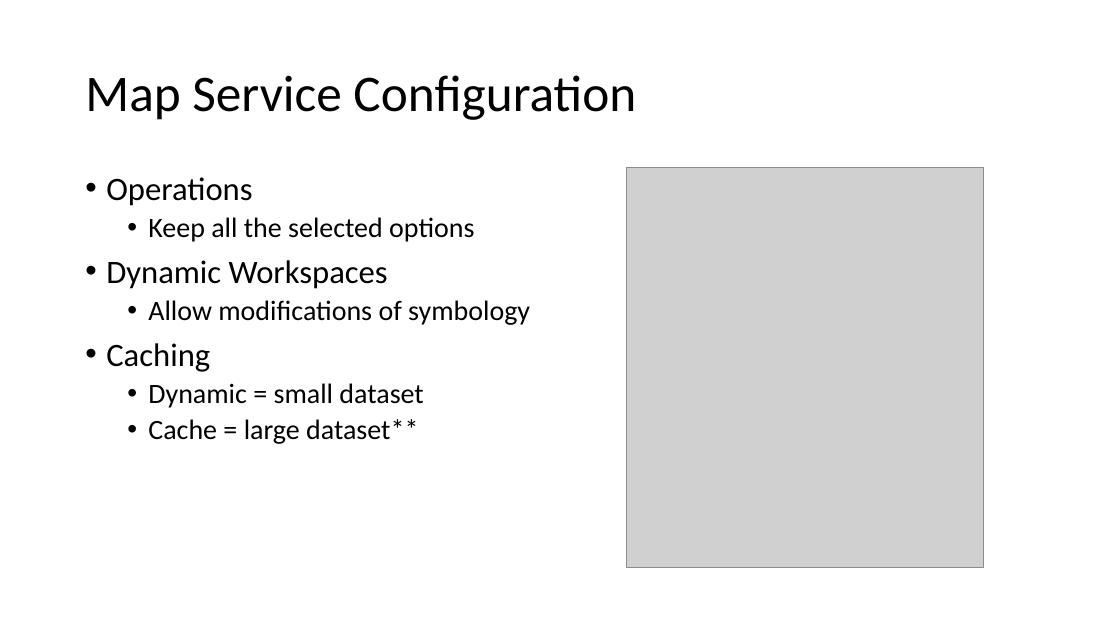
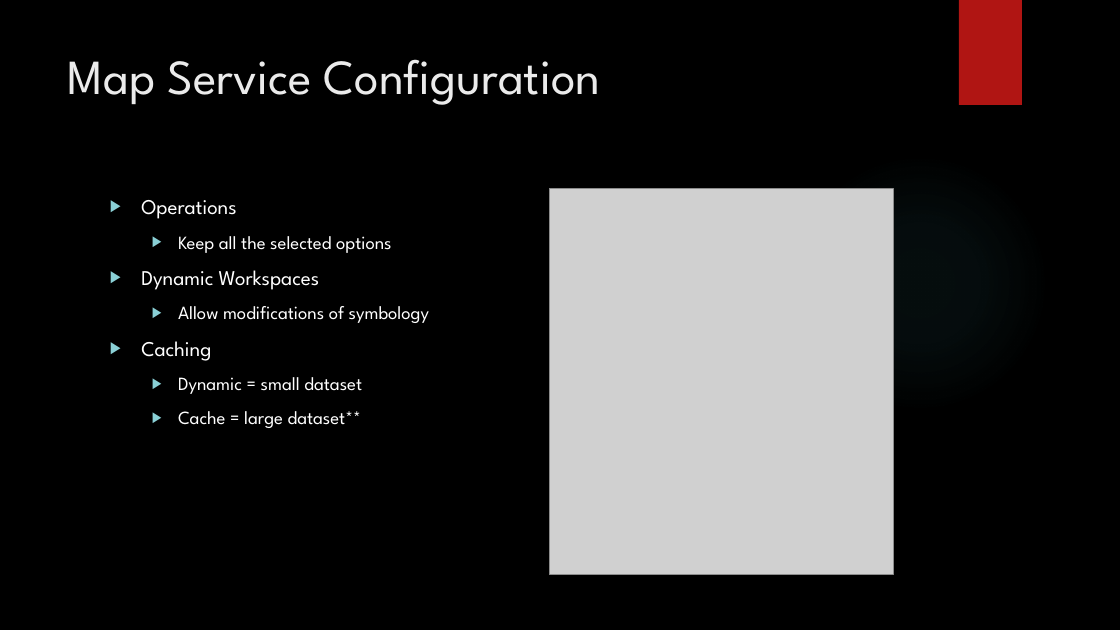
Before and after one commit to MGIS-UMN/GIS5577_week11, a slide deck: slide 11 of Creating_geospatial_services_ArcPro.pptx. Drawn at 1120x630 pixels with LibreOffice and Linux fonts; fonts in the diff are those of the drawing; grey boxes stand for pictures; background and template pictures are left out. Boxes give left, top, right and bottom in pixels: in the first picture for what was removed or moved away, otherwise in the second. Text is boxed around its words. In the diff, an @@ line names an element or a change of style, - is before the commit and + after.

Commit message:
added theme to ArcPro ppt

```diff
--- a/Creating_geospatial_services_ArcPro.pptx
+++ b/Creating_geospatial_services_ArcPro.pptx
@@ background #FFFFFF to picture (left out) @@
@@ rectangle added at [959,0,1022,105], fill #B01513 @@
@@ title "Map Service Configuration": place and size @@
-title "Map Service Configuration" at [85,75,636,120]
+title "Map Service Configuration" at [68,59,600,105]
@@ title "Map Service Configuration" at [68,59,600,105]: size 44 to 42 pt, font Calibri to League Spartan, text colour #000000 to #EBEBEB; line spacing 0.9 to 1; vertical alignment middle to top @@
@@ ellipse added at [791,154,1049,413], fill gradient #50B9C1 @@
@@ text "Operations": place and size @@
-text "Operations" at [106,177,530,444]
+text "Operations" at [141,200,429,428]
@@ text "Operations" at [141,200,429,428]: size 28 to 18 pt in "Operations", "Dynamic Workspaces", "Caching"; font Calibri to League Spartan, text colour #000000 to #FFFFFF; size 24 to 16 pt in "Keep all the selected options", "Allow modifications of symbology", "Dynamic = small dataset", "Cache = large dataset**"; bullet • to ▶; line spacing 0.9 to 1; more space between paragraphs @@
@@ picture: place and size @@
-picture at [627,168,983,568]
+picture at [549,189,894,575]
```
Also in this commit, not shown: 25 other slides changed, 1 slide added, 1 slide removed.
